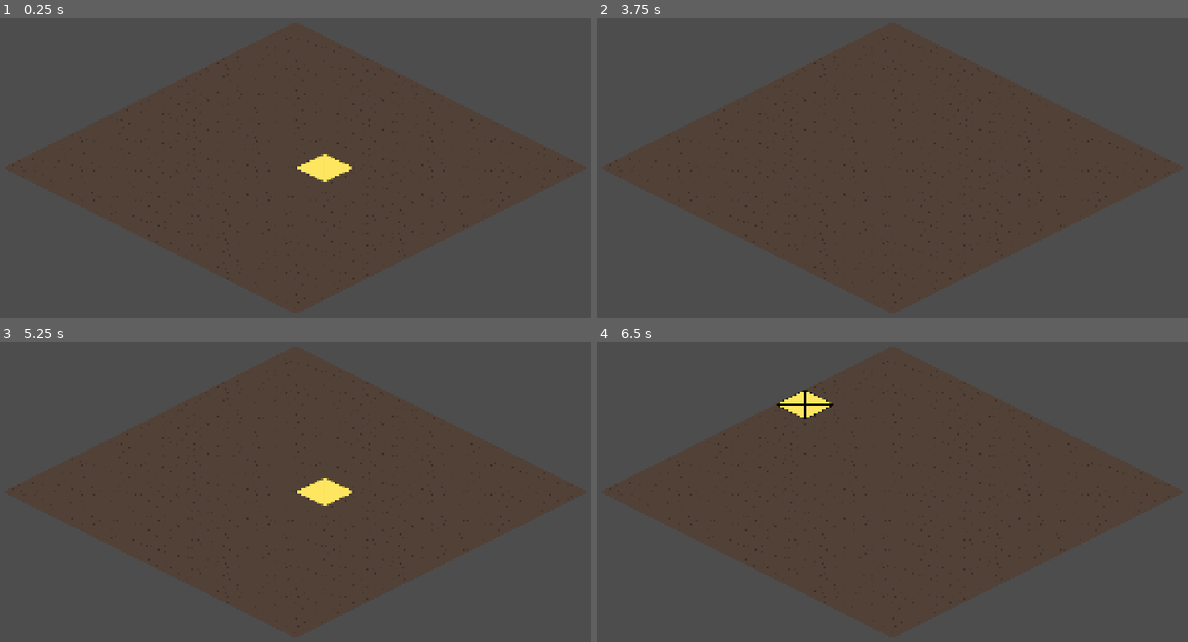
Above: before the commit, frames 1-4 (two rows, left to right).
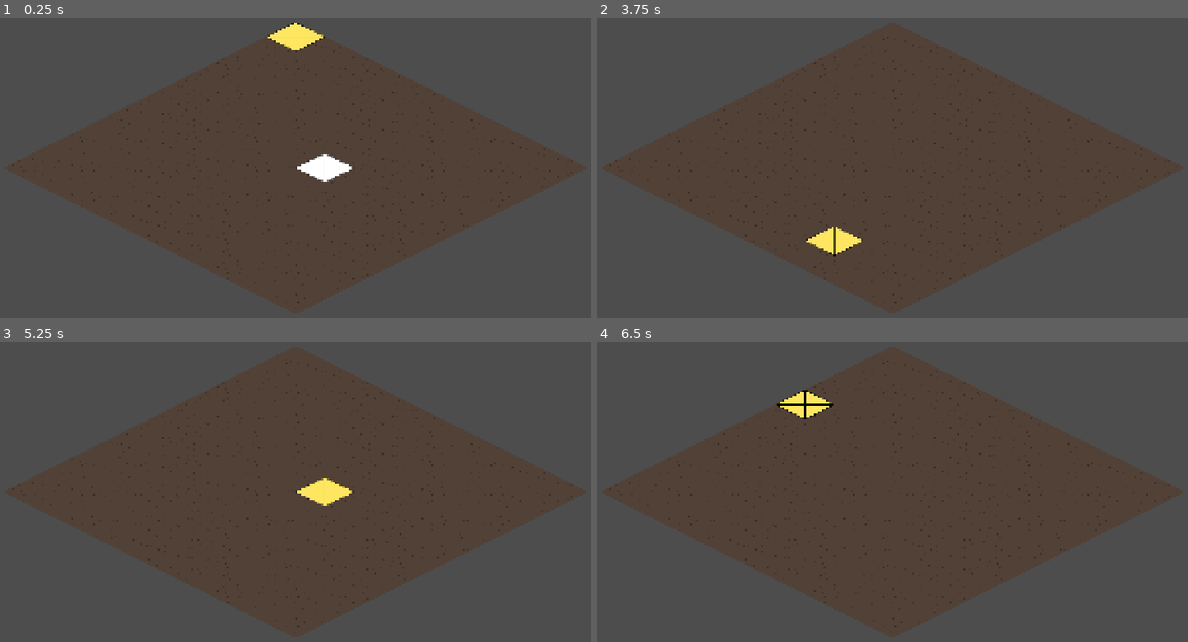
Above: after the commit, the same moments.

Repository: Nick-labs/TGS
Game: Godot game, scene res://scenes/map/Battle.tscn
The game is run twice, just before and just after one commit, with the same random seed, the same clock (stepped at 60 frames per second) and the same inputs.
Inputs (mouse positions are in pixels of both pictures, inside the frame that each line leads up to):
- Up to frame 1 (0.25 s): no input
- Up to frame 2 (3.75 s): tap Enter at 0.5, 2, 3.5 s; move the mouse to (1034, 150) at 0.52 s; click (1034, 150) at 0.67 s; tap Space at 1.25, 2.75 s; move the mouse to (762, 186) at 1.27 s; click (762, 186) at 1.42 s; move the mouse to (957, 87) at 2.02 s; click (957, 87) at 2.17 s; move the mouse to (857, 243) at 2.77 s; click (857, 243) at 2.92 s; move the mouse to (1087, 222) at 3.52 s; click (1087, 222) at 3.67 s
- Up to frame 3 (5.25 s): tap Space at 4.25 s; move the mouse to (100, 438) at 4.27 s; click (100, 438) at 4.42 s; move the mouse to (330, 492) at 5.02 s; click (330, 492) at 5.17 s
- Up to frame 4 (6.5 s): move the mouse to (792, 399) at 5.77 s; click (792, 399) at 5.92 s

The runs differ from the first frame. In frame 1, 1.0% of the frame differs, in the area x 45-60%, y 1-55%; in frame 2, 0.5%; in frame 3, less than 0.1%; in frame 4, less than 0.1%.

Commit message:
add cell selection

Diff:
--- a/scenes/map/Battle.tscn
+++ b/scenes/map/Battle.tscn
@@ -3,7 +3,8 @@
 [ext_resource type="Script" uid="uid://ervttf2nj7n4" path="res://scripts/map/GridRoot.gd" id="1_lto8t"]
 [ext_resource type="PackedScene" uid="uid://dcgi0eoxebv0w" path="res://scenes/map/Grid.tscn" id="2_c8xc1"]
 [ext_resource type="Script" uid="uid://df4mx22ogi5nx" path="res://scripts/map/SelectionController.gd" id="3_c8xc1"]
-[ext_resource type="PackedScene" uid="uid://lbeout0pcxld" path="res://scenes/map/HighlightTile.tscn" id="3_evht8"]
+[ext_resource type="PackedScene" uid="uid://lbeout0pcxld" path="res://scenes/map/HoverHighlight.tscn" id="3_evht8"]
+[ext_resource type="PackedScene" uid="uid://brohs4kcrabqv" path="res://scenes/map/SelectedHighlight.tscn" id="4_42qa6"]
 
 [node name="Battle" type="Node2D" unique_id=1435354891]
 
@@ -14,8 +15,10 @@
 
 [node name="Grid" parent="GridRoot" unique_id=269519220 instance=ExtResource("2_c8xc1")]
 
-[node name="HighlightTile" parent="GridRoot/Grid" unique_id=1336704194 instance=ExtResource("3_evht8")]
+[node name="HoverHighlight" parent="GridRoot/Grid" unique_id=1336704194 instance=ExtResource("3_evht8")]
 z_index = 21
+
+[node name="SelectedHighlight" parent="GridRoot/Grid" unique_id=475252442 instance=ExtResource("4_42qa6")]
 
 [node name="SelectionController" type="Node2D" parent="GridRoot" unique_id=1843373962 node_paths=PackedStringArray("camera", "grid")]
 script = ExtResource("3_c8xc1")
--- a/scenes/map/HighlightTile.tscn
+++ /dev/null
@@ -1,8 +0,0 @@
-[gd_scene format=3 uid="uid://lbeout0pcxld"]
-
-[ext_resource type="Texture2D" uid="uid://mrr00qrewaak" path="res://assets/sprites/tiles/highlight_tile_128x64.png" id="1_iwxrw"]
-
-[node name="Highlight" type="Node2D" unique_id=1336704194]
-
-[node name="Sprite2D" type="Sprite2D" parent="." unique_id=459419804]
-texture = ExtResource("1_iwxrw")
--- /dev/null
+++ b/scenes/map/HoverHighlight.tscn
@@ -0,0 +1,9 @@
+[gd_scene format=3 uid="uid://lbeout0pcxld"]
+
+[ext_resource type="Texture2D" uid="uid://7nuv5ng7eu3g" path="res://assets/sprites/tiles/tile_128x64.png" id="1_coe3v"]
+
+[node name="HoverHighlight" type="Node2D" unique_id=1336704194]
+z_index = 1000
+
+[node name="Sprite2D" type="Sprite2D" parent="." unique_id=459419804]
+texture = ExtResource("1_coe3v")
--- /dev/null
+++ b/scenes/map/SelectedHighlight.tscn
@@ -0,0 +1,9 @@
+[gd_scene format=3 uid="uid://brohs4kcrabqv"]
+
+[ext_resource type="Texture2D" uid="uid://mrr00qrewaak" path="res://assets/sprites/tiles/highlight_tile_128x64.png" id="1_q7iyi"]
+
+[node name="SelectedHighlight" type="Node2D" unique_id=1336704194]
+z_index = 1001
+
+[node name="Sprite2D" type="Sprite2D" parent="." unique_id=459419804]
+texture = ExtResource("1_q7iyi")
--- a/scripts/map/Grid.gd
+++ b/scripts/map/Grid.gd
@@ -54,17 +54,6 @@
 
 	return result
 
-func hide_highlight():
-	$HighlightTile.visible = false
-
-func show_highlight(cell: Vector2i):
-	var tile := get_tile(cell)
-	if tile == null:
-		return
-
-	$HighlightTile.visible = true
-	$HighlightTile.position = tile.position
-
 func get_bounds() -> Rect2:
 	if tiles.is_empty():
 		return Rect2()
@@ -82,3 +71,25 @@
 		max_pos.y = max(max_pos.y, pos.y)
 
 	return Rect2(min_pos, max_pos - min_pos)
+
+func show_hover(cell: Vector2i):
+	var tile := get_tile(cell)
+	if tile == null:
+		return
+
+	$HoverHighlight.visible = true
+	$HoverHighlight.position = tile.position
+
+func hide_hover():
+	$HoverHighlight.visible = false
+
+func show_selected(cell: Vector2i):
+	var tile := get_tile(cell)
+	if tile == null:
+		return
+
+	$SelectedHighlight.visible = true
+	$SelectedHighlight.position = tile.position
+
+func hide_selected():
+	$SelectedHighlight.visible = false
--- a/scripts/map/SelectionController.gd
+++ b/scripts/map/SelectionController.gd
@@ -4,25 +4,41 @@
 @export var camera: Camera2D
 @export var grid: Grid
 
+var hovered_cell: Vector2i = Vector2i(-1, -1)
 var selected_cell: Vector2i = Vector2i(-1, -1)
 
 func _process(_delta):
-	update_selection()
+	var mouse_world := get_viewport().get_camera_2d().get_global_mouse_position()
 
-func update_selection():
-	var cell: Vector2i = IsoHelper.screen_to_grid(
-		camera.get_global_mouse_position() - grid.global_position,
+	var cell := IsoHelper.screen_to_grid(
+		mouse_world - grid.global_position,
 		grid.iso_config
 	)
 
-	if cell != selected_cell:
-		selected_cell = cell
-		on_cell_changed(cell)
+	update_hover(cell)
 
-func on_cell_changed(cell: Vector2i):
-	if not grid.is_in_bounds(cell):
-		grid.hide_highlight()
+func update_hover(cell: Vector2i):
+	if cell == hovered_cell:
 		return
 
-	print("Selected cell:", cell)
-	grid.show_highlight(cell)
+	hovered_cell = cell
+
+	if not grid.is_in_bounds(cell):
+		grid.hide_hover()
+		return
+
+	grid.show_hover(cell)
+
+func _input(event):
+	if event is InputEventMouseButton:
+		if event.pressed and event.button_index == MOUSE_BUTTON_LEFT:
+			handle_click()
+
+func handle_click():
+	if not grid.is_in_bounds(hovered_cell):
+		return
+
+	selected_cell = hovered_cell
+	grid.show_selected(selected_cell)
+
+	print("Selected:", selected_cell)
Binary file removed: assets/sprites/tiles/tile_64x64.png
